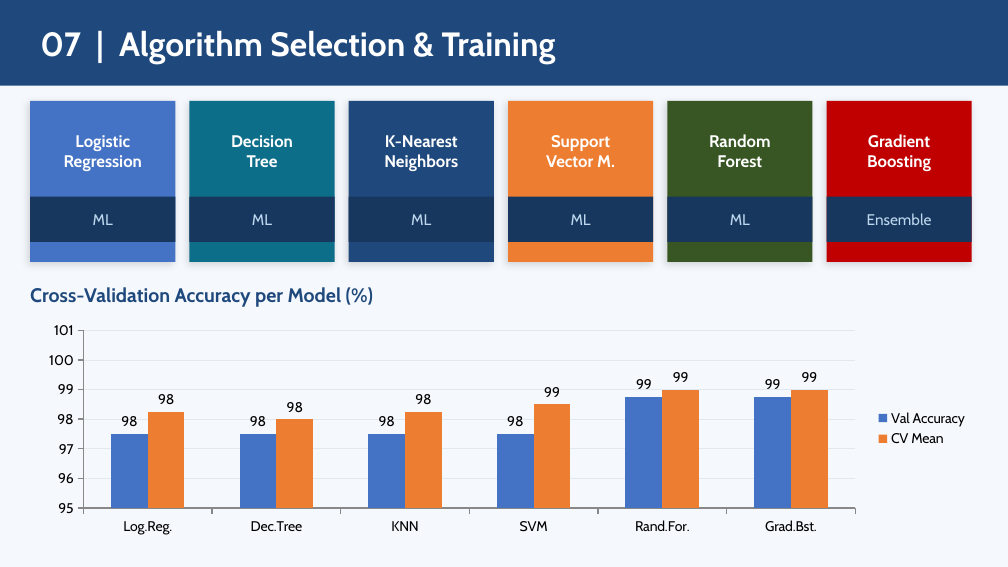
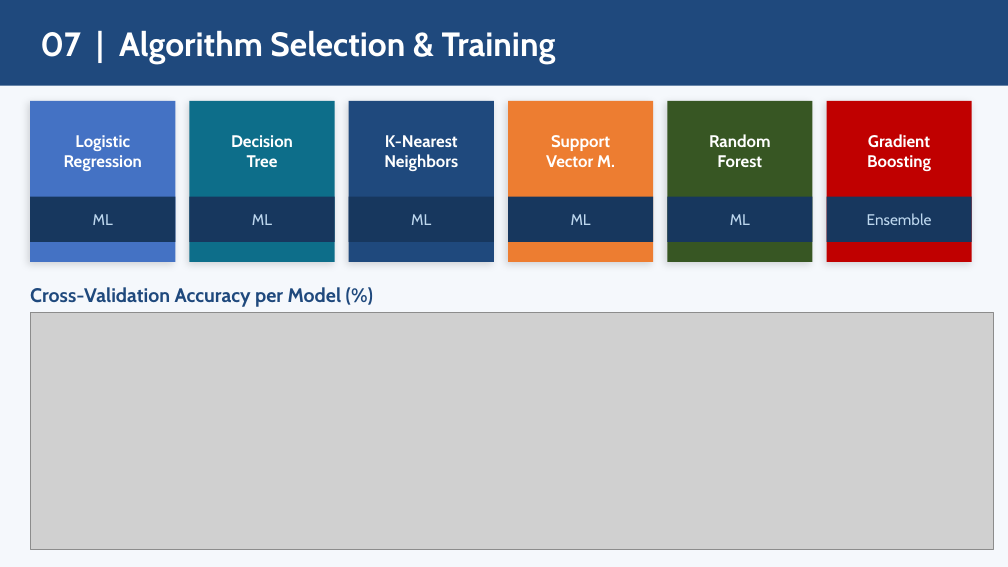
Before and after one commit to feredj/predict-kidney-disease-presence, a slide deck: slide 9 of CKD_Presentation.pptx. Drawn at 1008x567 pixels with LibreOffice and Linux fonts; fonts in the diff are those of the drawing; grey boxes stand for pictures. Boxes give left, top, right and bottom in pixels: in the first picture for what was removed or moved away, otherwise in the second. Text is boxed around its words. In the diff, an @@ line names an element or a change of style, - is before the commit and + after.

```diff
--- a/CKD_Presentation.pptx
+++ b/CKD_Presentation.pptx
@@ column chart removed at <box>30,318,978,539</box> @@
-categories: Log.Reg., Dec.Tree, KNN, SVM, Rand.For., Grad.Bst.
-Val Accuracy: 98, 98, 98, 98, 99, 99
-CV Mean: 98, 98, 98, 98, 99, 99
@@ picture added at <box>30,312,993,549</box> @@
```
Also in this commit, not shown: 4 other slides changed, 1 slide added, 2 slides removed, 1 other file.
